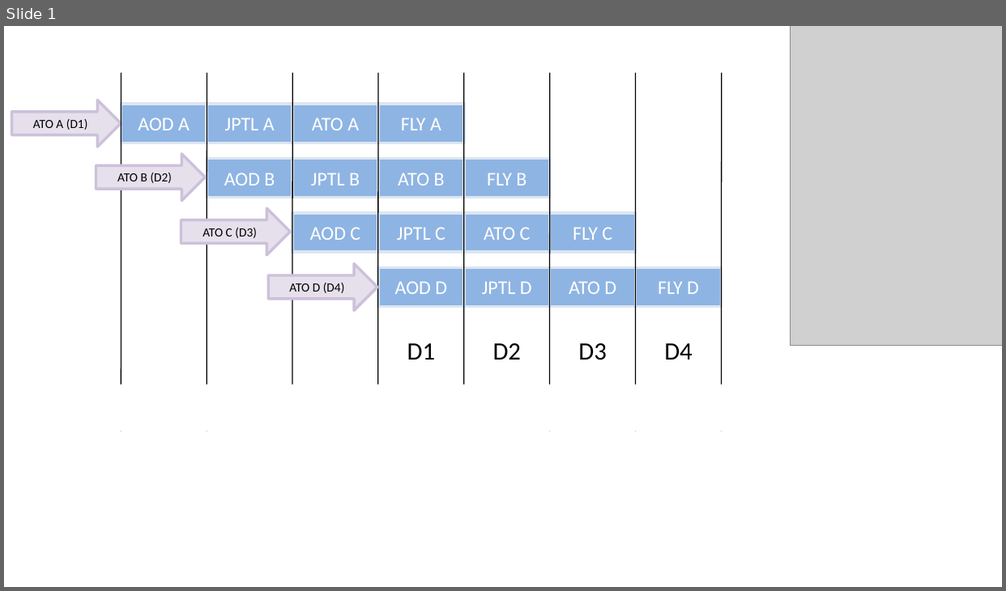
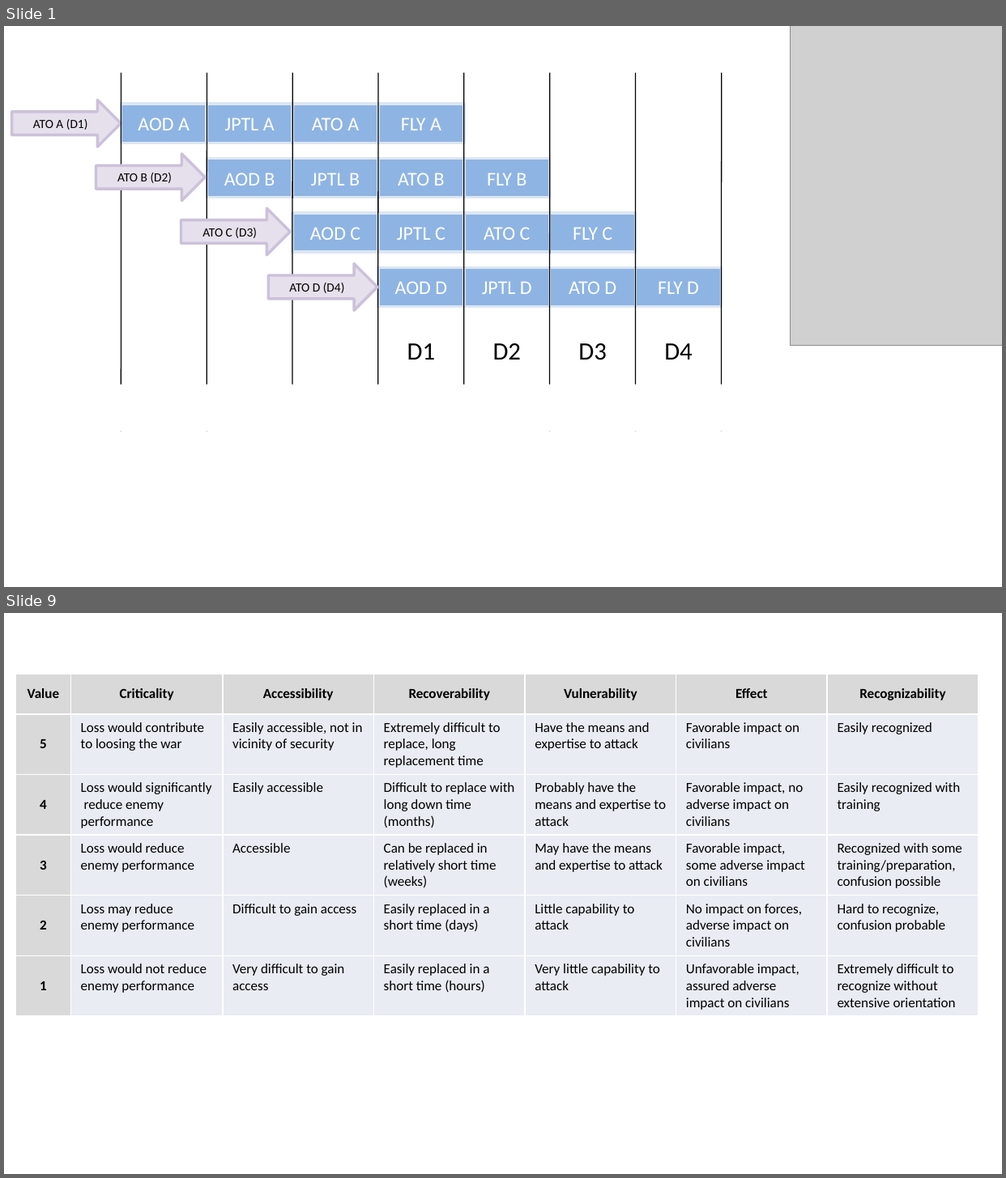
Before and after one commit to 132nd-vWing/OPAR-Brief, a slide deck: UNDER DEVELOPMENT/ADMIN DOCUMENTS TTPs OPAR 2.0/ATO.pptx. Shown one above the other, each under a label of ours: slide 1 before the commit, slides 1 and 9 after it; the slides between them are not shown. The pictures are 1006x591 and 1006x1178 pixels, drawn with LibreOffice and Linux fonts; fonts in the diff are those of the drawing; grey boxes stand for pictures. Boxes give left, top, right and bottom in pixels: in the first picture for what was removed or moved away, otherwise in the second. Text is boxed around its words. In the diff, an @@ line names an element or a change of style, - is before the commit and + after.

```diff
--- a/UNDER DEVELOPMENT/ADMIN DOCUMENTS TTPs OPAR 2.0/ATO.pptx
+++ b/UNDER DEVELOPMENT/ADMIN DOCUMENTS TTPs OPAR 2.0/ATO.pptx
@@ slide 9 added at (4, 613, 1002, 1174), background #FFFFFF @@
@@ table added at (16, 674, 976, 1014), 6 rows, 7 columns @@
+Value | Criticality | Accessibility | Recoverability | Vulnerability | Effect | Recognizability
+5 | Loss would contribute to loosing the war | Easily accessible, not in vicinity of security | Extremely difficult to replace, long replacement time | Have the means and expertise to attack | Favorable impact on civilians | Easily recognized
+4 | Loss would significantly reduce enemy performance | Easily accessible | Difficult to replace with long down time (months) | Probably have the means and expertise to attack | Favorable impact, no adverse impact on civilians | Easily recognized with training
+3 | Loss would reduce enemy performance | Accessible | Can be replaced in relatively short time (weeks) | May have the means and expertise to attack | Favorable impact, some adverse impact on civilians | Recognized with some training/preparation, confusion possible
+2 | Loss may reduce enemy performance | Difficult to gain access | Easily replaced in a short time (days) | Little capability to attack | No impact on forces, adverse impact on civilians | Hard to recognize, confusion probable
+1 | Loss would not reduce enemy performance | Very difficult to gain access | Easily replaced in a short time (hours) | Very little capability to attack | Unfavorable impact, assured adverse impact on civilians | Extremely difficult to recognize without extensive orientation
```
Also in this commit, not shown: 13 other slides added, 8 other files.
